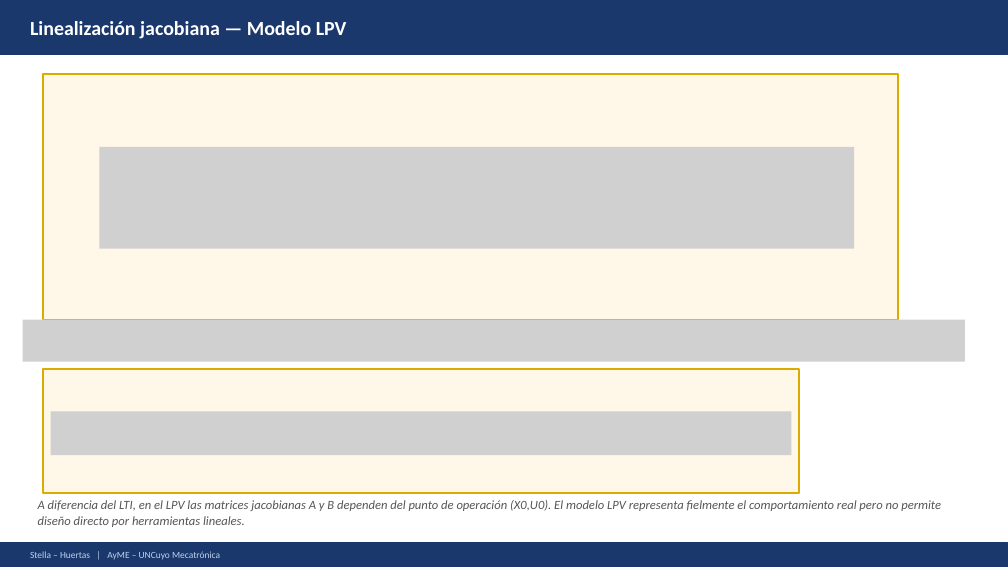
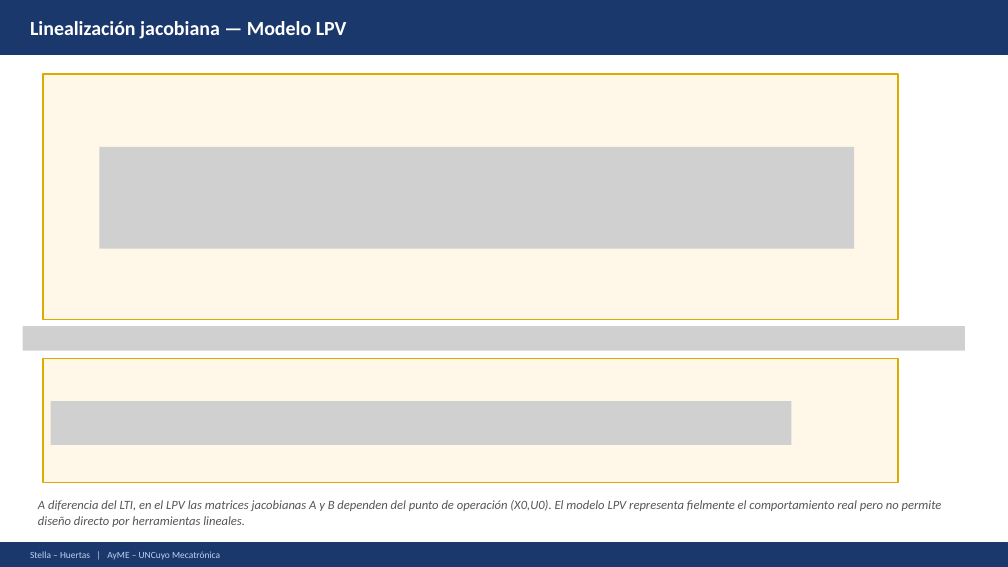
Before and after one commit to Juan-Stella/Automatica-y-maquinas-electricas-final, a slide deck: slide 23 of Presentación/AyME_Stella_Huertas_Presentacion1.pptx. Drawn at 1008x567 pixels with LibreOffice and Linux fonts; fonts in the diff are those of the drawing; grey boxes stand for pictures. Boxes give left, top, right and bottom in pixels: in the first picture for what was removed or moved away, otherwise in the second. Text is boxed around its words. In the diff, an @@ line names an element or a change of style, - is before the commit and + after.

```diff
--- a/Presentación/AyME_Stella_Huertas_Presentacion1.pptx
+++ b/Presentación/AyME_Stella_Huertas_Presentacion1.pptx
@@ picture: place and size @@
-picture at (23, 320, 965, 362)
+picture at (23, 326, 965, 350)
@@ rectangle: place and size @@
-rectangle at (43, 369, 799, 493)
+rectangle at (43, 358, 898, 482)
@@ picture: place and size @@
-picture at (51, 411, 792, 455)
+picture at (51, 402, 792, 445)
```
Also in this commit, not shown: 7 other slides changed, 1 other file.
